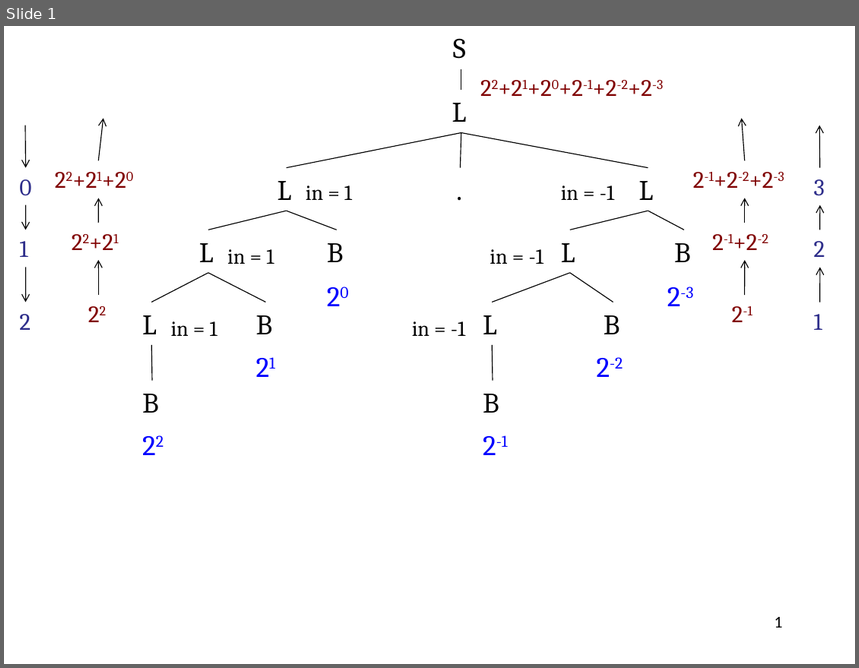
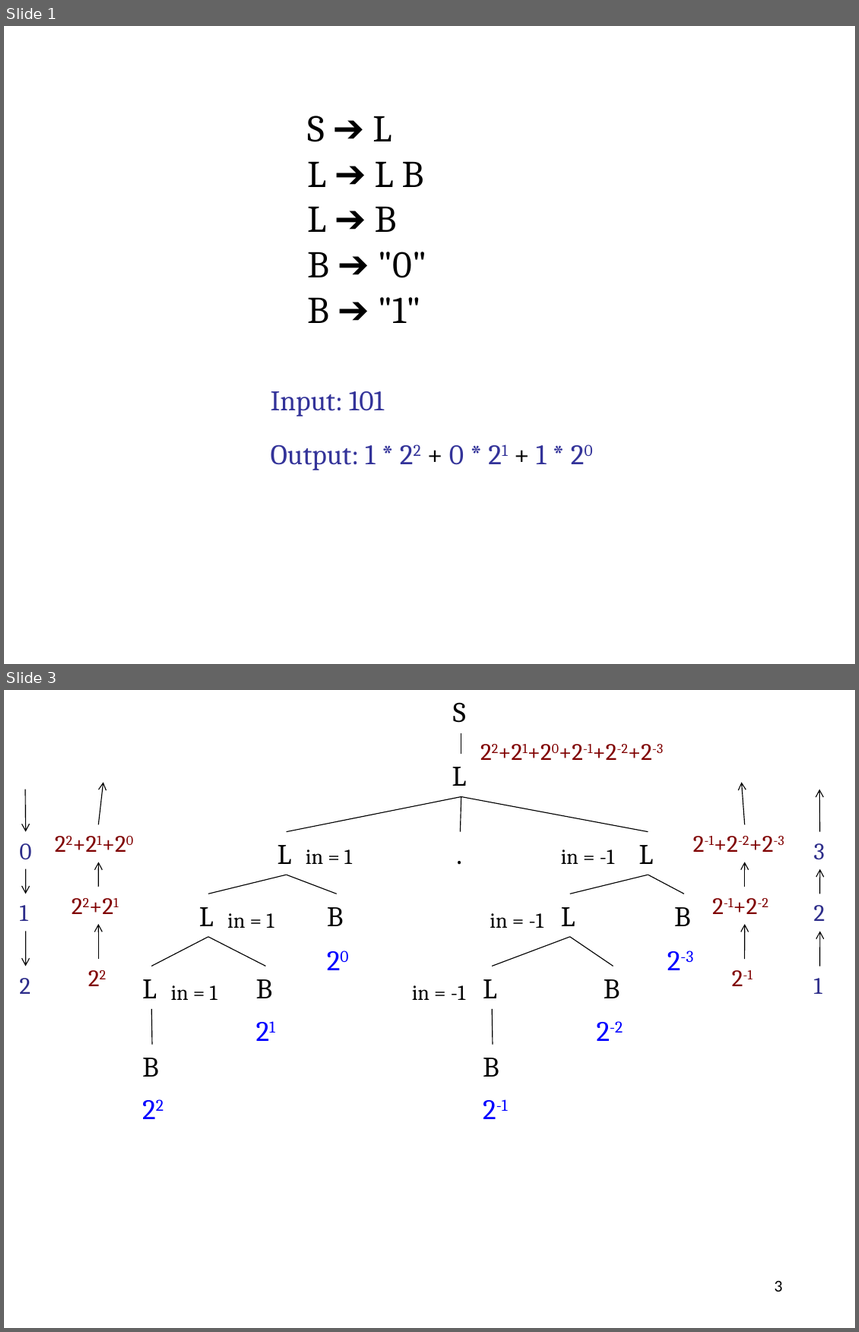
Before and after one commit to anoopsarkar/compilers-class, a slide deck: assets/ppt/parsing/fracbits.pptx. Shown one above the other, each under a label of ours: slide 1 before the commit, slides 1 and 3 after it; the slides between them are not shown. The pictures are 859x668 and 859x1332 pixels, drawn with LibreOffice and Linux fonts; fonts in the diff are those of the drawing. Boxes give left, top, right and bottom in pixels: in the first picture for what was removed or moved away, otherwise in the second. Text is boxed around its words. In the diff, an @@ line names an element or a change of style, - is before the commit and + after.

```diff
--- a/assets/ppt/parsing/fracbits.pptx
+++ b/assets/ppt/parsing/fracbits.pptx
@@ slide 1 added at (4, 26, 855, 664), background #FFFFFF @@
@@ text added at (307, 116, 427, 323), 32 pt, text #000000 @@
+S ➔ L
+L ➔ L B
+L ➔ B
+B ➔ "0"
+B ➔ "1"
@@ text added at (271, 392, 384, 417), 24 pt, text #333399 @@
+Input: 101
@@ text added at (271, 445, 508, 471), 24 pt, text #333399 @@
+Output: 1 * 22 + 0 * 21 + 1 * 20
@@ what was slide 1 is now slide 3 @@
@@ page number at (775, 1281, 783, 1292): text changed @@
-1
+3
```
Also in this commit, not shown: 1 other slide added, 1 other file.
